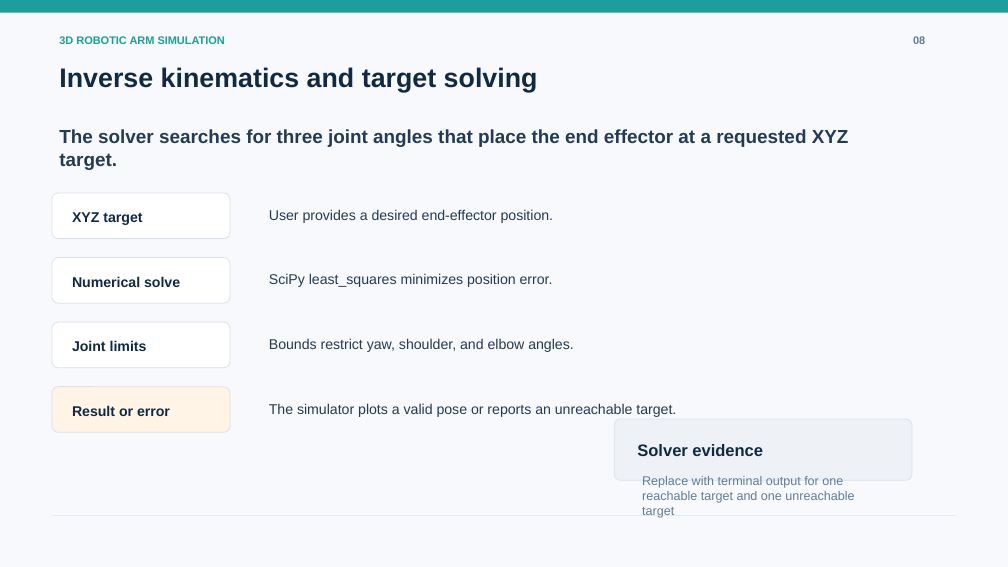
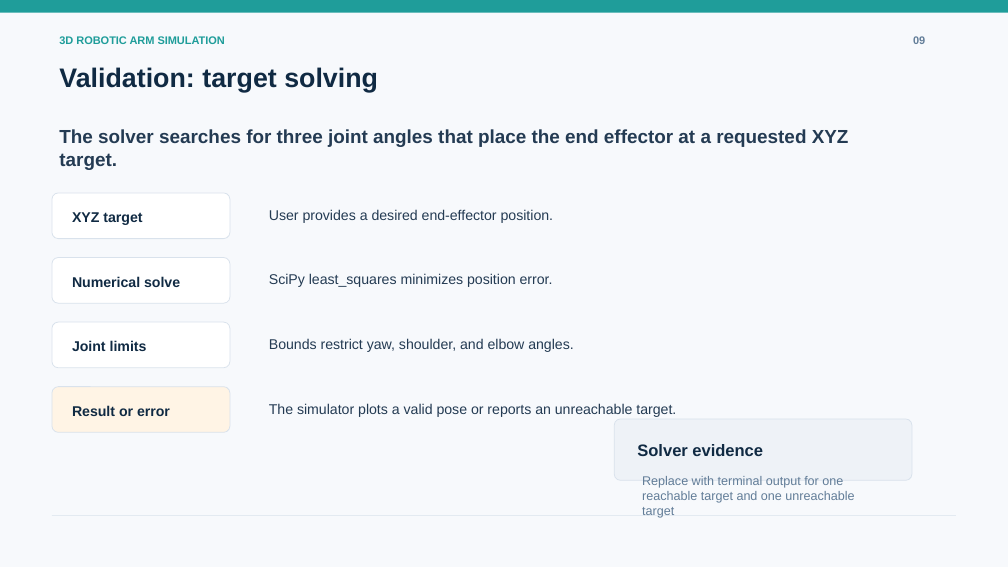
Before and after one commit to shubham01651/Robotic-arm-simulation, a slide deck: slide 9 of presentation/3d_robotic_arm_simulation.pptx (slide 8 before the commit). Drawn at 1008x567 pixels with LibreOffice and Linux fonts; fonts in the diff are those of the drawing. Boxes give left, top, right and bottom in pixels: in the first picture for what was removed or moved away, otherwise in the second. Text is boxed around its words. In the diff, an @@ line names an element or a change of style, - is before the commit and + after.

```diff
--- a/presentation/3d_robotic_arm_simulation.pptx
+++ b/presentation/3d_robotic_arm_simulation.pptx
@@ text at (59, 67, 378, 92): text changed @@
-Inverse kinematics and target solving
+Validation: target solving
```
Also in this commit, not shown: 8 other slides changed, 1 slide added.
